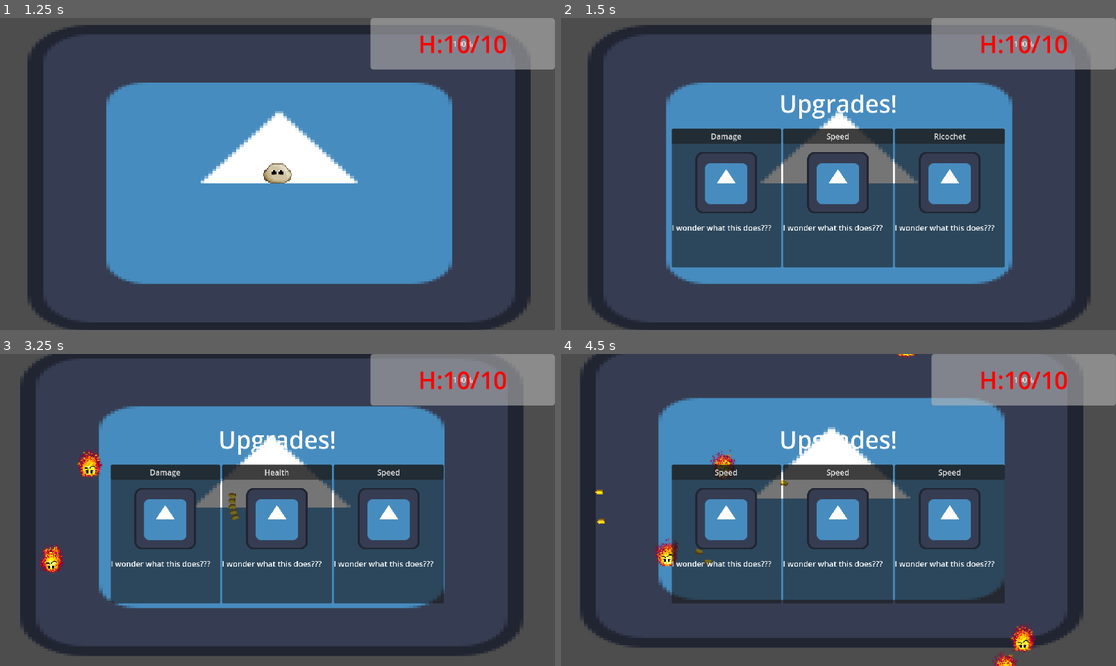
Above: before the commit, frames 1-4 (two rows, left to right).
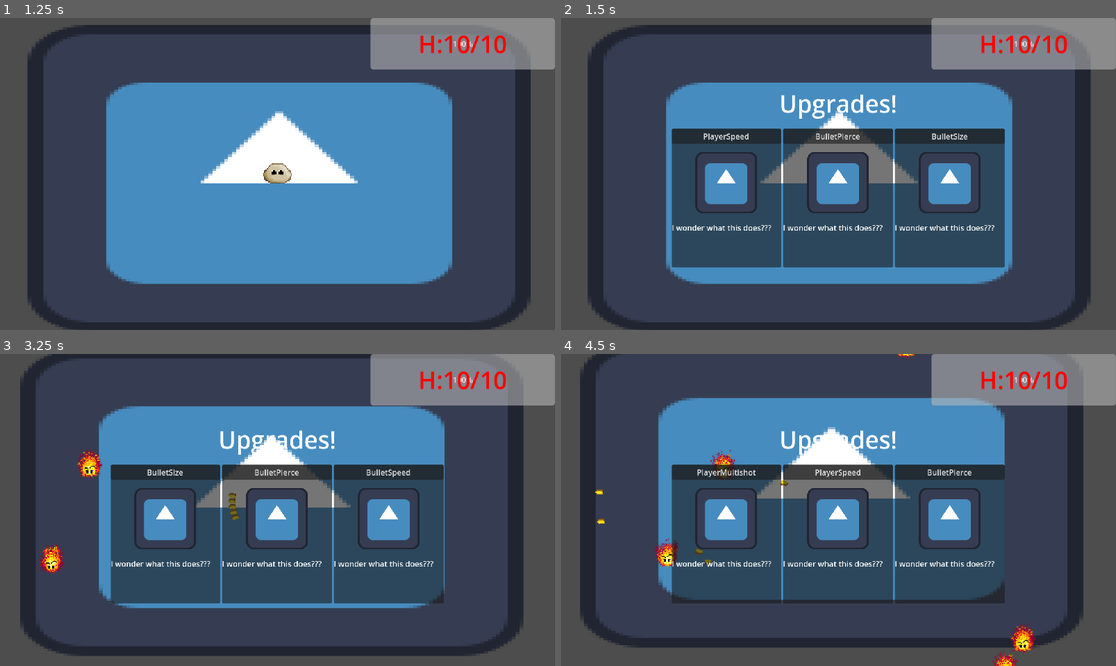
Above: after the commit, the same moments.

Repository: PixelSaver/it-gets-worse
Game: Godot game, scene res://UI/main_menu.tscn
Same seed, same stepped clock (60 frames per second), same inputs: the game is played once before the commit and once after it. The engine's default icon, where the game draws it, is replaced by a stand-in: a white triangle on a blue panel in a dark square.
Inputs (mouse positions are in pixels of both pictures, inside the frame that each line leads up to):
- Up to frame 1 (1.25 s): click "> Continue Previous Game <" at 0.5 s
- Up to frame 2 (1.5 s): tap Enter at 1.25 s; move the mouse to (960, 158) at 1.27 s; hold D (right) from 1.28 s (still down); tap U (u) at 1.35 s
- Up to frame 3 (3.25 s): release D (right) at 2 s; click (166, 534) at 2.02 s; move the mouse to (166, 525) at 2.77 s; hold S (down) from 2.78 s (still down); click (166, 525) at 2.85 s; tap U (u) at 3.05 s
- Up to frame 4 (4.5 s): release S (down) at 3.5 s; click (727, 534) at 3.5 s; move the mouse to (894, 441) at 4.27 s; hold D (right) from 4.28 s (still down); tap U (u) at 4.35 s

Frame 1 is identical in both runs. In frame 2, 0.3% of the frame differs, in the area x 25-74%, y 36-40%; in frame 3, 0.3%; in frame 4, 0.3%, in the area x 24-74%, y 36-40%.

Commit message:
fixed upgrades

Diff:
--- a/Scripts/Editor Scripts/resource_tool.gd
+++ b/Scripts/Editor Scripts/resource_tool.gd
@@ -109,11 +109,13 @@
 
 	# Get the first word from snake_case (before first underscore)
 	var first_word = snake_case_name.split("_")[0]
+	var second_word = snake_case_name.split("_")[1]
 
 	# Set upgrade_text to the first word (capitalized)
 	if resource_instance.has_method("set") and resource_instance.get_property_list().any(func(prop): return prop.name == "upgrade_text"):
-		resource_instance.upgrade_text = first_word.capitalize()
-		print("Set upgrade_text to: ", first_word.capitalize())
+		var res_name = second_word.capitalize() + first_word.capitalize()
+		resource_instance.upgrade_text = res_name
+		print("Set upgrade_text to: ", res_name)
 
 	# You can add more export variable modifications here
 	# For example:
--- a/UI/pause_menu.gd
+++ b/UI/pause_menu.gd
@@ -13,7 +13,7 @@
 
 var prev_state
 func close() -> void:
-	Global.game_state = Global.Game.CAVE_RUNNING
+	#Global.state = Global.STATE.PAUSE
 	Global.capture_mouse()
 
 	var tween := create_tween()
--- a/Upgrades/Resources/damage_bullet.tres
+++ b/Upgrades/Resources/damage_bullet.tres
@@ -7,5 +7,5 @@
 script = ExtResource("1_4abje")
 attack_multiplier = 1.2
 texture = ExtResource("2_e126g")
-upgrade_text = "Damage"
+upgrade_text = "BulletDamage"
 upgrade_description = ""
--- a/Upgrades/Resources/health_player.tres
+++ b/Upgrades/Resources/health_player.tres
@@ -7,5 +7,5 @@
 script = ExtResource("1_8k7yn")
 max_health_change = 1.0
 texture = ExtResource("2_shlwg")
-upgrade_text = "Health"
+upgrade_text = "PlayerHealth"
 upgrade_description = ""
--- /dev/null
+++ b/Upgrades/Resources/multishot_player.tres
@@ -0,0 +1,11 @@
+[gd_resource type="Resource" script_class="MultishotPlayerStrategy" load_steps=3 format=3 uid="uid://bvkq4gt3dyu0p"]
+
+[ext_resource type="Script" uid="uid://dwqaqk1ty0nhw" path="res://Upgrades/multishot_player_strategy.gd" id="1_5sapv"]
+[ext_resource type="Texture2D" uid="uid://h5tjeu41up4j" path="res://Assets/icon.svg" id="2_7xcvg"]
+
+[resource]
+script = ExtResource("1_5sapv")
+multishot_increase = 1.0
+texture = ExtResource("2_7xcvg")
+upgrade_text = "PlayerMultishot"
+upgrade_description = ""
--- a/Upgrades/Resources/pierce_bullet.tres
+++ b/Upgrades/Resources/pierce_bullet.tres
@@ -7,5 +7,5 @@
 script = ExtResource("1_8nm0g")
 pierce_increase = 1.0
 texture = ExtResource("2_0cxqj")
-upgrade_text = "Pierce"
+upgrade_text = "BulletPierce"
 upgrade_description = ""
--- a/Upgrades/Resources/ricochet_bullet.tres
+++ b/Upgrades/Resources/ricochet_bullet.tres
@@ -7,5 +7,5 @@
 script = ExtResource("1_fh60u")
 ricochet_increase = 1.0
 texture = ExtResource("2_tai41")
-upgrade_text = "Ricochet"
+upgrade_text = "BulletRicochet"
 upgrade_description = ""
--- a/Upgrades/Resources/size_bullet.tres
+++ b/Upgrades/Resources/size_bullet.tres
@@ -7,5 +7,5 @@
 script = ExtResource("1_1aado")
 size_multiplier = 1.2
 texture = ExtResource("2_mvio6")
-upgrade_text = "Size"
+upgrade_text = "BulletSize"
 upgrade_description = ""
--- a/Upgrades/Resources/speed_bullet.tres
+++ b/Upgrades/Resources/speed_bullet.tres
@@ -7,5 +7,5 @@
 script = ExtResource("1_fybsn")
 speed_multiplier = 1.2
 texture = ExtResource("2_4i0fn")
-upgrade_text = "Speed"
+upgrade_text = "BulletSpeed"
 upgrade_description = ""
--- a/Upgrades/Resources/speed_player.tres
+++ b/Upgrades/Resources/speed_player.tres
@@ -7,5 +7,5 @@
 script = ExtResource("1_u3gkk")
 speed_multiplier = 1.2
 texture = ExtResource("2_yfm8f")
-upgrade_text = "Speed"
+upgrade_text = "PlayerSpeed"
 upgrade_description = ""
Not shown: 1 places in Upgrades/Resources/damage_bullet.tres that only renumber resources
Not shown: 1 places in Upgrades/Resources/health_player.tres that only renumber resources
Not shown: 1 places in Upgrades/Resources/pierce_bullet.tres that only renumber resources
Not shown: 1 places in Upgrades/Resources/ricochet_bullet.tres that only renumber resources
Not shown: 1 places in Upgrades/Resources/size_bullet.tres that only renumber resources
Not shown: 1 places in Upgrades/Resources/speed_bullet.tres that only renumber resources
Not shown: 1 places in Upgrades/Resources/speed_player.tres that only renumber resources
Renamed: Upgrades/multishot_player_upgrade.gd -> Upgrades/multishot_player_strategy.gd
Renamed: Upgrades/multishot_player_upgrade.gd.uid -> Upgrades/multishot_player_strategy.gd.uid
